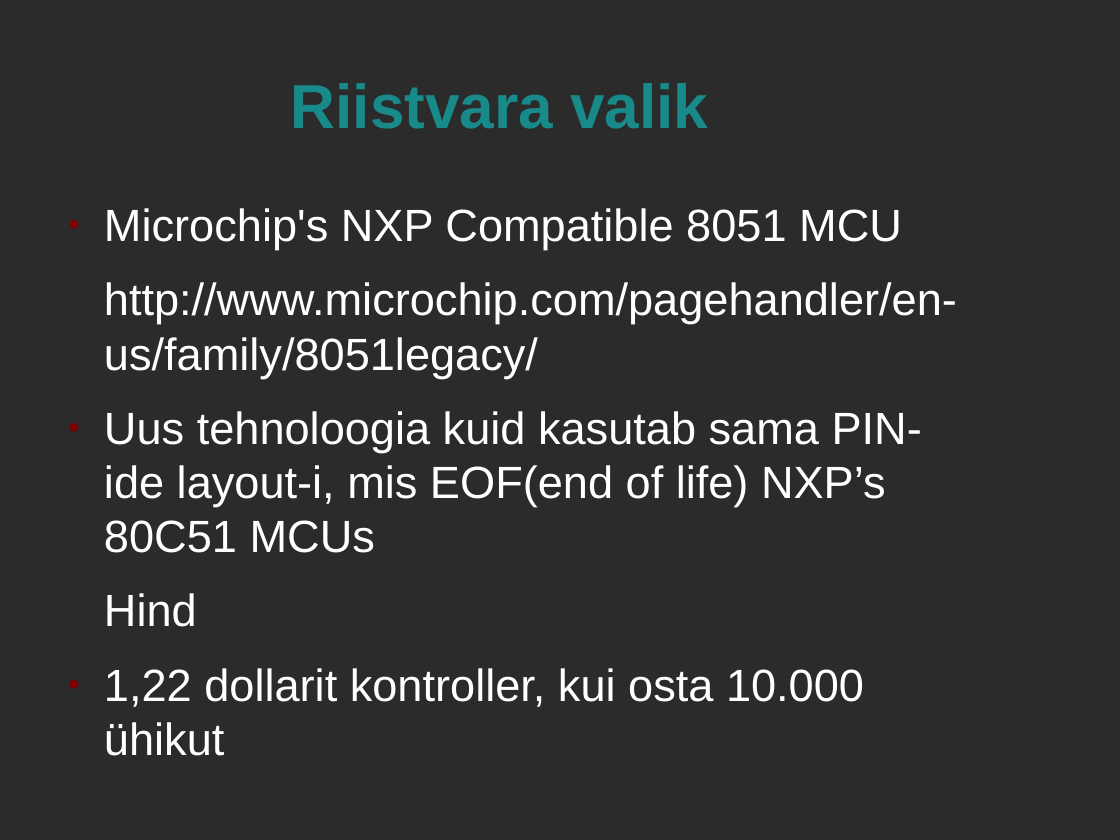
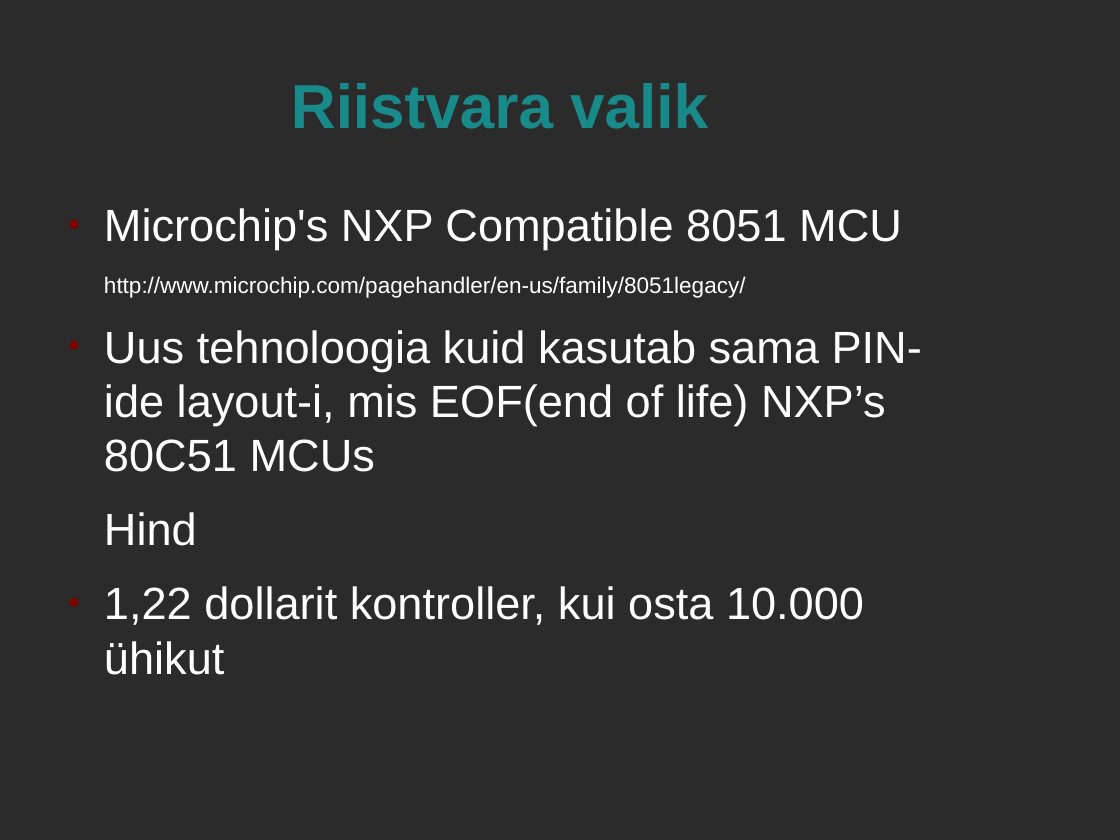
Before and after one commit to andresmets/riistvara, a slide deck: slide 10 of valgusfoor/presentatsioon.odp. Drawn at 1120x840 pixels with LibreOffice and Linux fonts; fonts in the diff are those of the drawing; background and template pictures are left out; a plain dark background stands for a picture behind light text. Boxes give left, top, right and bottom in pixels: in the first picture for what was removed or moved away, otherwise in the second. Text is boxed around its words. In the diff, an @@ line names an element or a change of style, - is before the commit and + after.

```diff
--- a/valgusfoor/presentatsioon.odp
+++ b/valgusfoor/presentatsioon.odp
@@ text at box(104, 276, 746, 298): size 32 to 16 pt in "http://www.microchip.com/pagehandler/en-us/family/8051legacy ..." @@
```
Also in this commit, not shown: 1 other file.
